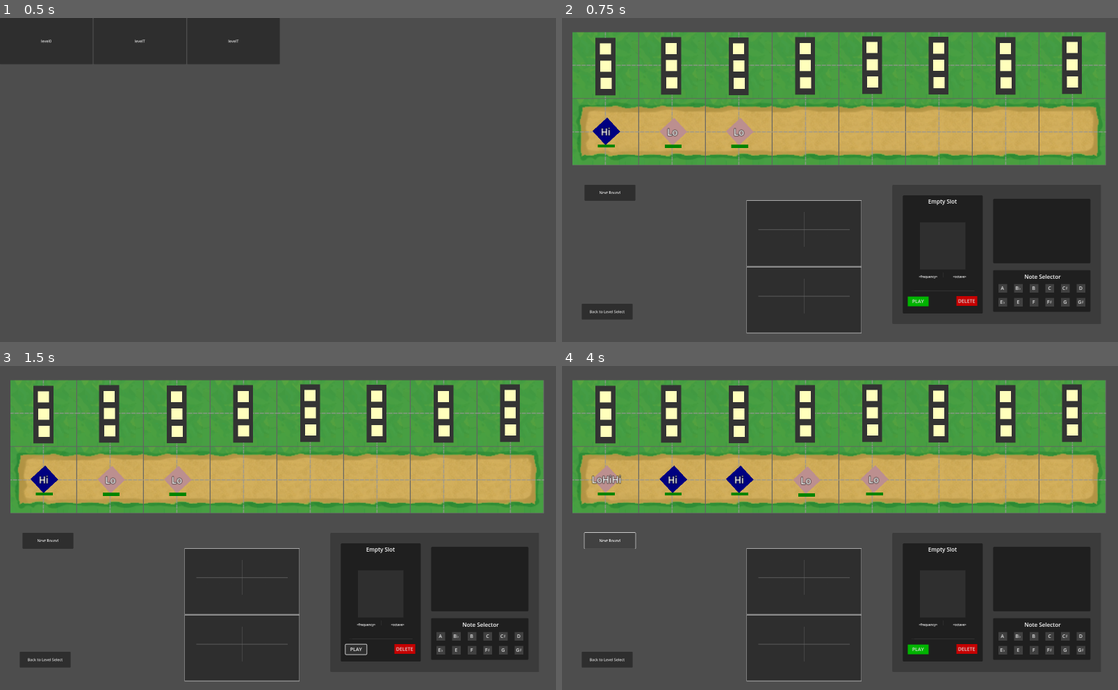
Above: before the commit, frames 1-4 (two rows, left to right).
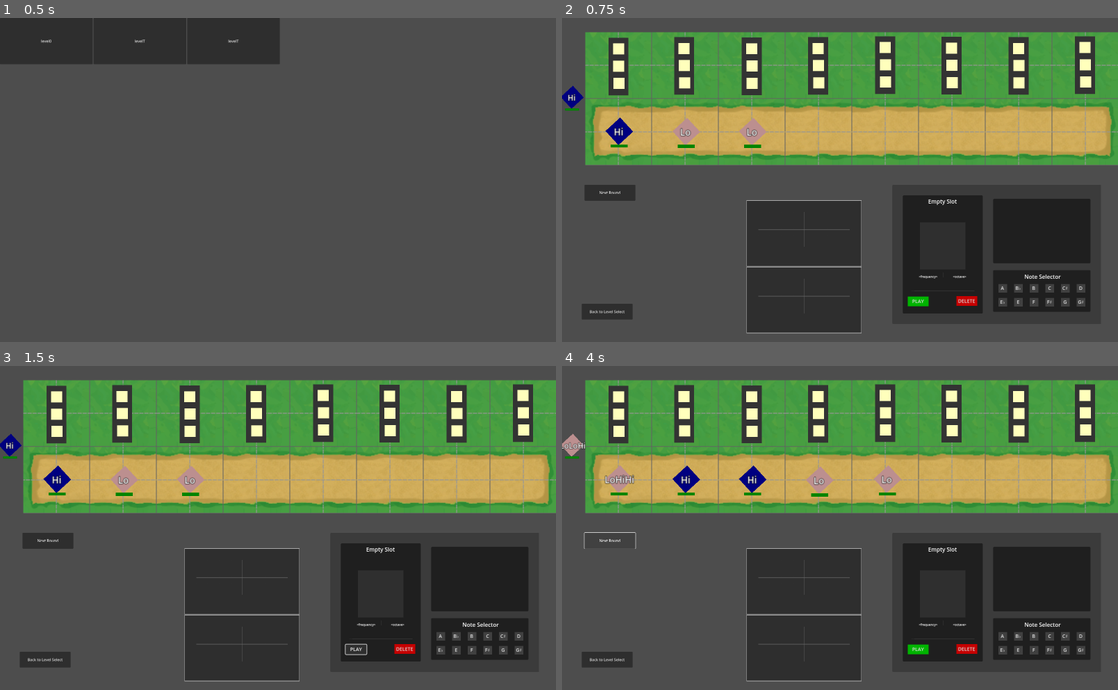
Above: after the commit, the same moments.

Repository: levyy7/Phantom-Frequencies
Game: Godot game, scene res://main_scene.tscn
The game is run twice, just before and just after one commit, with the same random seed, the same clock (stepped at 60 frames per second) and the same inputs.
Inputs:
- Up to frame 1 (0.5 s): no input
- Up to frame 2 (0.75 s): click "level0" at 0.5 s
- Up to frame 3 (1.5 s): click "PLAY" at 1.25 s
- Up to frame 4 (4 s): click "PLAY" at 2 s; click "Next Round" at 2.75 s; click "Next Round" at 3.5 s

Frame 1 is identical in both runs. In frame 2, 14% of the frame differs, in the area x 0-100%, y 4-46%; in frame 3, 14%; in frame 4, 15%.
Error in both runs: Assertion failed. (res://ui/tower_ui.gd:99)

Commit message:
resolve #14 to preview enemies coming up

Diff:
--- a/main_scene.gd
+++ b/main_scene.gd
@@ -17,16 +17,18 @@
 	var next_ghost = upcomingGhosts.pop_front()
 	if (next_ghost):
 		$Map/TileManager.ini_turn(next_ghost)
+		$EnemyPreview.add_child(next_ghost)
+		for child in $EnemyPreview.get_children():
+			$EnemyPreview.remove_child(child)
+
+		# Add the new child
+		$EnemyPreview.add_child(next_ghost)
 	else:
 		$Map/TileManager.ini_turn(null)
 
+
+
 func play_one_round():
-
-	var nextGhostPreview = null
-
-	if (upcomingGhosts.size() > 0):
-		nextGhostPreview = upcomingGhosts[0]
-	print(upcomingGhosts)
 	# reset the enemy's bullet
 	var next_round_button := $"UI frame/NextRoundButton" as Button
 	var tile_manager := $Map/TileManager as TileManager
--- a/main_scene.tscn
+++ b/main_scene.tscn
@@ -53,8 +53,17 @@
 scale = Vector2(1.5, 1.5)
 
 [node name="Map" parent="." instance=ExtResource("3_4x4u7")]
-position = Vector2(45, 62)
+position = Vector2(101, 62)
 scale = Vector2(1.2, 1.2)
+
+[node name="EnemyPreview" type="Container" parent="."]
+process_mode = 3
+custom_minimum_size = Vector2(100, 100)
+anchors_preset = -1
+offset_left = 41.0
+offset_top = 345.0
+offset_right = 141.0
+offset_bottom = 445.0
 
 [connection signal="pressed" from="UI frame/BackButton" to="." method="_on_back_button_pressed"]
 [connection signal="toggled" from="UI frame/BackButton" to="." method="_on_back_button_toggled"]
Not shown, added: public/music1.apple-touch-icon.png.import
Not shown, added: public/music1.icon.png.import
Not shown, added: public/music1.png.import
